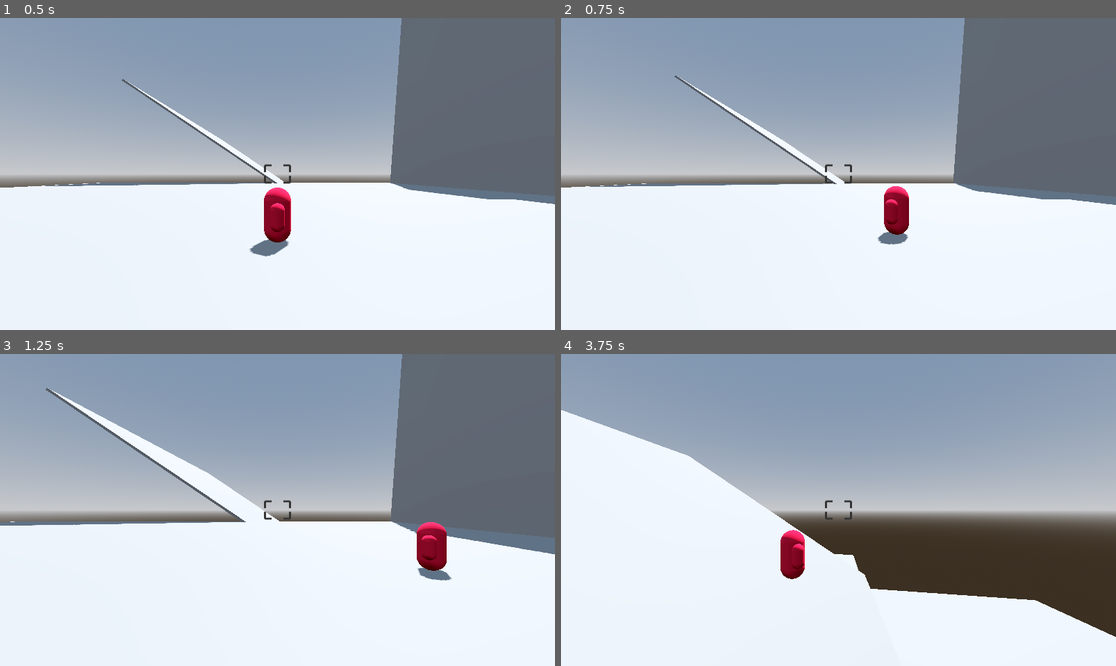
Above: before the commit, frames 1-4 (two rows, left to right).
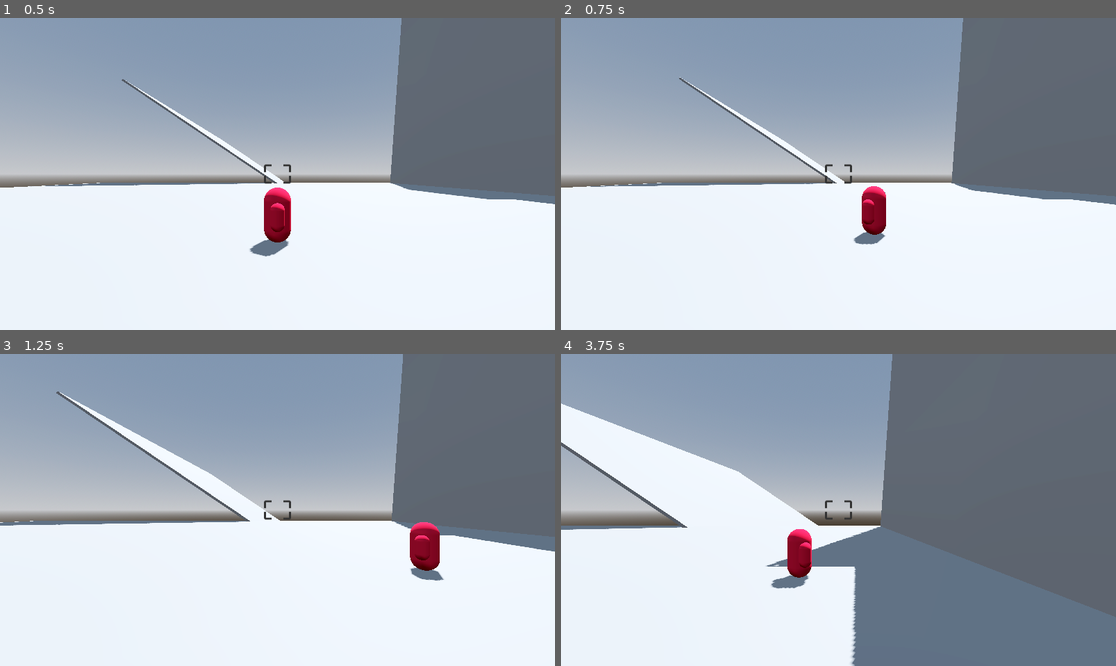
Above: after the commit, the same moments.

Repository: lead0lead/godot-3d-bullet-hell
Game: Godot game, scene res://scenes/main.tscn
Same seed, same stepped clock (60 frames per second), same inputs: the game is played once before the commit and once after it.
Inputs (mouse positions are in pixels of both pictures, inside the frame that each line leads up to):
- Up to frame 1 (0.5 s): no input
- Up to frame 2 (0.75 s): tap Enter at 0.5 s; move the mouse to (960, 158) at 0.52 s; hold D (right) from 0.53 s (still down); hold Shift (boost) from 0.53 s (still down)
- Up to frame 3 (1.25 s): keep holding D (right); keep holding Shift (boost); tap Space (jump) at 0.77, 1.07 s; tap X (dash) at 0.8 s
- Up to frame 4 (3.75 s): move the mouse to (727, 525) at 1.27 s; release D (right) at 1.28 s; release Shift (boost) at 1.28 s; hold S (back) 1.28-2.03 s; tap X (dash) at 1.35 s; tap Space (jump) at 1.52, 1.82, 2.85, 3.02, 3.32 s; tap F (toggle-flight, bound only after the commit) at 1.55, 2.1 s; move the mouse to (894, 441) at 2.02 s; hold D (right) 2.03-2.78 s; hold Space (jump) 2.03-2.78 s; move the mouse to (810, 572) at 2.77 s; hold W (forward) 2.78-3.53 s; tap Shift (boost) at 3.05 s; move the mouse to (1005, 556) at 3.52 s; hold A (left) from 3.53 s (still down); hold Shift (boost) from 3.53 s (still down)

Frame 1 is identical in both runs. In frame 2, 2.0% of the frame differs, in the area x 1-100%, y 0-73%; in frame 3, 1.9%; in frame 4, 50%, in the area x 0-100%, y 0-100%.

Commit message:
Fix issues with player state machine
fix various bugs
add further functionality

Diff:
--- a/project.godot
+++ b/project.godot
@@ -54,7 +54,8 @@
 }
 toggle-flight={
 "deadzone": 0.5,
-"events": []
+"events": [Object(InputEventKey,"resource_local_to_scene":false,"resource_name":"","device":-1,"window_id":0,"alt_pressed":false,"shift_pressed":false,"ctrl_pressed":false,"meta_pressed":false,"pressed":false,"keycode":0,"physical_keycode":70,"key_label":0,"unicode":102,"location":0,"echo":false,"script":null)
+]
 }
 fire={
 "deadzone": 0.5,
@@ -71,3 +72,8 @@
 "events": [Object(InputEventMouseButton,"resource_local_to_scene":false,"resource_name":"","device":-1,"window_id":0,"a …(258 unchanged characters)…
 ]
 }
+down={
+"deadzone": 0.5,
+"events": [Object(InputEventKey,"resource_local_to_scene":false,"resource_name":"","device":-1,"window_id":0,"alt_pressed":false,"shift_pressed":false,"ctrl_pressed":false,"meta_pressed":false,"pressed":false,"keycode":0,"physical_keycode":4194326,"key_label":0,"unicode":0,"location":0,"echo":false,"script":null)
+]
+}
--- a/scripts/player.gd
+++ b/scripts/player.gd
@@ -6,29 +6,33 @@
 @export_group("Movement")
 @export var movement_speed := 10.0
 @export var acceleration := 80.0
+@export var flight_speed := 7.5
+@export var flight_acceleration := 60.0
+@export var boost_speed := 20.0
+@export var boost_acceleration := 120.0
+
+@export var fligt_ascension_speed := flight_speed * 10
+@export var flight_descension_speed := - flight_speed * 10
+
 @export var rotation_speed := 8.0
-@export var jump_impulse := 14.0
-@export var dash_impulse := 30.0
-@export var flight_speed := 20.0
-@export var flight_acceleration := 120.0
-@export var glide_speed := 0.4
-
-@export var air_movement_speed := 7.5
+@export var jump_impulse := 20.0
+@export var dash_speed := 30.0
+@export var glide_speed := 0.5
 
 @onready var _camera: Camera3D = %PlayerCamera
 
+enum States {IDLE, WALKING, JUMPING, GLIDING, BOOSTING, DASHING, FLYING_IDLE, FLYING, FALLING}
+var state := States.IDLE
+var previous_state := state
+
 var _move_direction = Vector3.ZERO
 var _last_move_direction := Vector3.FORWARD
-var gravity := -50
+
+var gravity := -110.0
 var applied_gravity := gravity
 
-var boosting: bool = false
-var flying: bool = false
-
-enum States {IDLE, WALKING, JUMPING, GLIDING, BOOSTING, DASHING, FLYING_IDLE, FLYING, FALLING}
-
-var state := States.IDLE
-var previous_state := state
+var applied_movement_speed := movement_speed
+var applied_acceleration := acceleration
 
 func _physics_process(delta: float) -> void:
 
@@ -38,28 +42,22 @@
 	var camera_forward = _camera.global_basis.z
 	var camera_right = _camera.global_basis.x
 
-	velocity.y = velocity.y + gravity * delta
-
 	if state == States.FALLING:
 		if is_on_floor():
 			set_state(States.IDLE)
 
 	if velocity.length() == 0:
-		if state not in [States.FLYING_IDLE, States.IDLE]:
+		if state not in [States.FLYING_IDLE, States.FLYING]:
 			set_state(States.IDLE)
 		else:
 			set_state(States.FLYING_IDLE)
 
-	if not is_on_floor() and state not in [States.BOOSTING, States.DASHING]:
-		if state not in [States.FLYING_IDLE, States.IDLE]:
-			if Input.is_action_just_pressed("toggle-flight"):
-				set_state(States.FALLING)
-		else:
+	if not is_on_floor() and state not in [States.BOOSTING, States.DASHING, States.FLYING_IDLE, States.FLYING]:
+		set_state(States.FALLING)
+
+	if state == States.GLIDING:
+		if Input.is_action_just_released("jump"):
 			set_state(States.FALLING)
-
-	if state == States.JUMPING:
-		velocity.y += jump_impulse
-		set_state(States.FALLING)
 
 	if state == States.IDLE and player_input_direction != Vector2.ZERO:
 		set_state(States.WALKING)
@@ -77,80 +75,50 @@
 	if Input.is_action_pressed("boost"):
 		set_state(States.BOOSTING)
 
-	if state == States.BOOSTING and Input.is_action_just_released("boost"):
-		set_state(previous_state)
+	if state == States.BOOSTING:
+		_move_direction = ( -camera_forward
+			+ camera_right *
+			player_input_direction.x)
 
-	if state not in [States.BOOSTING] and Input.is_action_just_pressed("dash"):
+		if Input.is_action_just_released("boost"):
+			set_state(previous_state)
+
+	if state not in [States.BOOSTING, States.DASHING] and Input.is_action_just_pressed("dash"):
 		set_state(States.DASHING)
 
 	## DASH STATE HERE ##
 
-	if state not in [States.BOOSTING] and Input.is_action_just_pressed("toggle-flight"):
-		set_state(States.FLYING_IDLE)
+	if state not in [States.BOOSTING]:
+		if Input.is_action_just_pressed("toggle-flight"):
+			if state in [States.FLYING_IDLE, States.FLYING]:
+				set_state(States.FALLING)
+			else:
+				set_state(States.FLYING_IDLE)
 
-
-
-	if ((state not in [States.JUMPING
-			, States.BOOSTING, States.FLYING
-			, States.FLYING_IDLE])
-			and is_on_floor()
-			and Input.is_action_pressed("jump")):
-		set_state(States.GLIDING)
-
-	if state == States.BOOSTING:
-		_move_direction = ( -camera_forward
-			+ camera_right *
-			player_input_direction.x)
-		velocity = velocity.move_toward(_move_direction
-			* flight_speed, flight_acceleration
-			* delta)
-
-	if Input.is_action_pressed("boost"):
-		boosting = true
-	else:
-		boosting = false
-
-	_rotate_player_model(delta)
-	_handle_movement(delta)
-
-func _handle_movement(delta):
-
-	var player_input_direction = Input.get_vector("left", "right"
-		, "forward", "back")
-
-	var camera_forward = _camera.global_basis.z
-	var camera_right = _camera.global_basis.x
-
-	if not boosting:
-		if Input.is_action_pressed("jump") and not is_on_floor() and velocity.y <= 0:
-			velocity.y *= glide_speed
 		_move_direction = camera_forward * player_input_direction.y + camera_right * player_input_direction.x
-		_move_direction.y = 0.0
 		_move_direction = _move_direction.normalized()
 
-		var y_velocity := velocity.y
-		velocity.y = 0.0
+	if state not in [ States.BOOSTING, States.FLYING_IDLE, States.FLYING]:
+		_move_direction.y = 0.0
 
-		velocity = velocity.move_toward(_move_direction * movement_speed
-				, acceleration * delta)
+	if state in [States.FLYING_IDLE, States.FLYING]:
+		if Input.is_action_pressed("jump"):
+			_move_direction.y = Vector3.UP.normalized().y
+		if Input.is_action_pressed("down"):
+			_move_direction.y = Vector3.DOWN.normalized().y
 
-		velocity.y = y_velocity + gravity * delta
+	velocity = velocity.move_toward(_move_direction * applied_movement_speed, applied_acceleration * delta)
 
-		if Input.is_action_just_pressed("jump") and is_on_floor():
-			velocity.y = jump_impulse
+	velocity.y = velocity.y + applied_gravity * delta
 
-		if Input.is_action_just_pressed("dash"):
-			_dash()
-
-	else:
-		_move_direction = ( -camera_forward
-			+ camera_right *
-			player_input_direction.x)
-		velocity = velocity.move_toward(_move_direction * flight_speed, flight_acceleration * delta)
+	if state == States.JUMPING:
+		velocity.y = jump_impulse
+		set_state(States.FALLING)
 
 	move_and_slide()
+	_rotate_player_model(delta)
 
-	print("current speed: ", velocity.length())
+	print(velocity.y)
 
 func _rotate_player_model(delta):
 	if _move_direction.length() > 0.0:
@@ -161,22 +129,31 @@
 	_skin.global_rotation.y = lerp_angle(_skin.rotation.y
 		, target_angle, rotation_speed * delta)
 
-func _dash():
-	var y_velocity = velocity.y
-	velocity = velocity.normalized() * (velocity.length() + dash_impulse)
-	velocity.y = y_velocity
+func set_state(new_state: int) -> void:
 
-func set_state(new_state: int) -> void:
-	previous_state = state
-	state = new_state
+	if state != new_state:
+		previous_state = state
+		state = new_state
 
-	if previous_state in [States.GLIDING, States.FLYING_IDLE, States.FLYING]:
+	if previous_state in [States.GLIDING, States.BOOSTING, States.FLYING_IDLE, States.FLYING]:
 		applied_gravity = gravity
 
-	if state == States.GLIDING:
+	if previous_state in [States.FLYING_IDLE, States.FLYING, States.BOOSTING]:
+		applied_movement_speed = movement_speed
+		applied_acceleration = acceleration
+
+	if new_state == States.GLIDING:
 		applied_gravity = gravity * glide_speed
 
-	if state in [States.FLYING, States.FLYING_IDLE]:
-		applied_gravity = 0
+	if new_state in [States.FLYING, States.FLYING_IDLE]:
+		applied_gravity = 0.0
+		applied_movement_speed = flight_speed
+		applied_acceleration = flight_acceleration
 
-	print(state)
+	if new_state in [States.BOOSTING]:
+		applied_gravity = 0.0
+		applied_movement_speed = boost_speed
+		applied_acceleration = boost_acceleration
+
+	print(States.find_key(state))
+	print(applied_gravity)
